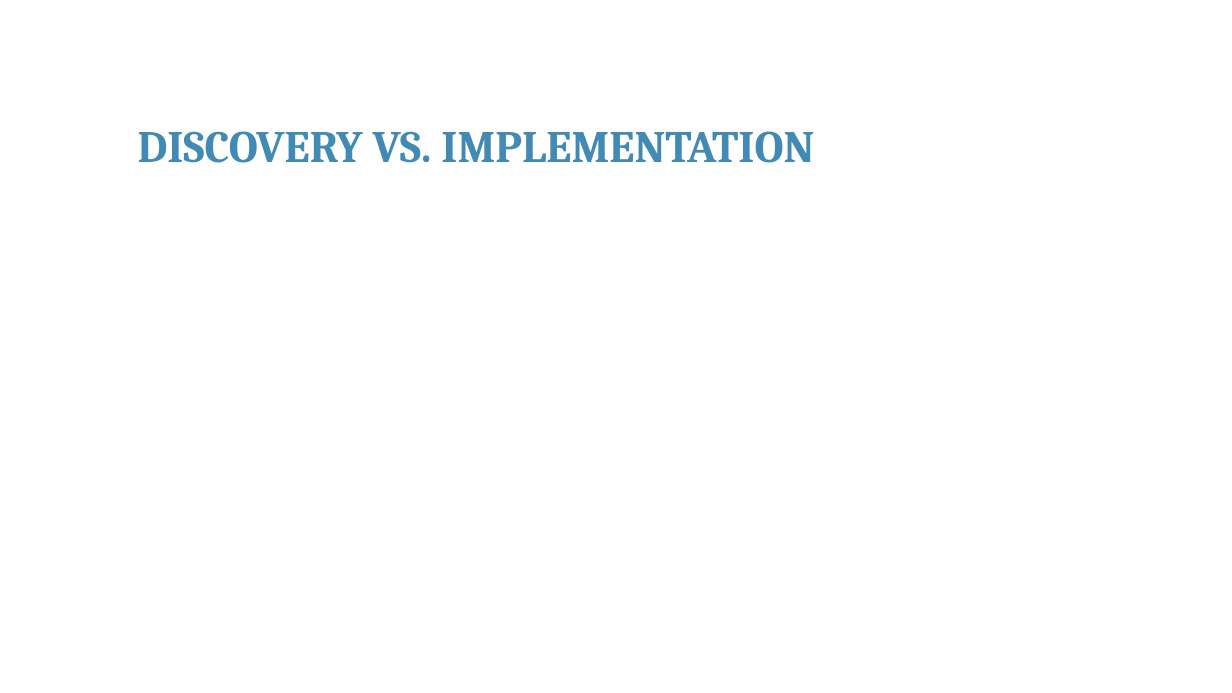
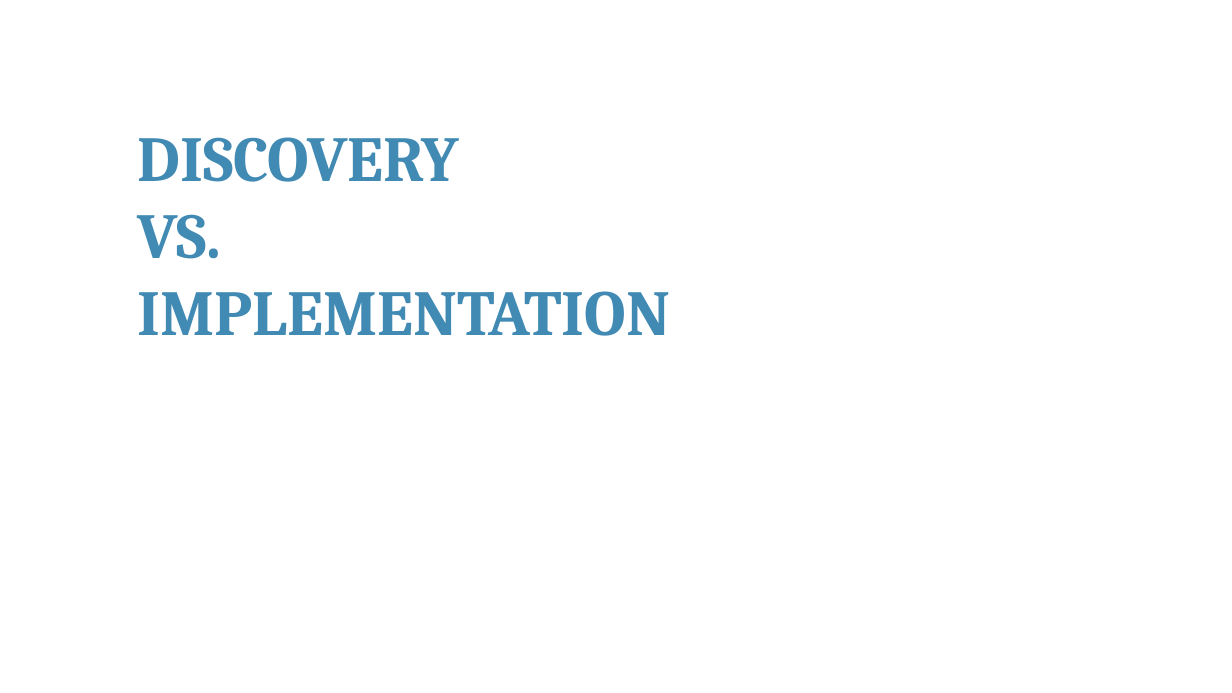
Before and after one commit to franckalbinet/itu-eaco-zanzibar-12-2018, a slide deck: slide 4 of presentations/session-9-open-issues-in-ai.pptx. Drawn at 1232x693 pixels with LibreOffice and Linux fonts; fonts in the diff are those of the drawing; background and template pictures are left out. Boxes give left, top, right and bottom in pixels: in the first picture for what was removed or moved away, otherwise in the second. Text is boxed around its words. In the diff, an @@ line names an element or a change of style, - is before the commit and + after.

```diff
--- a/presentations/session-9-open-issues-in-ai.pptx
+++ b/presentations/session-9-open-issues-in-ai.pptx
@@ text at box(138, 137, 671, 336): text changed; size 35 to 50 pt @@
-DISCOVERY VS. IMPLEMENTATION
+DISCOVERY
+VS.
+IMPLEMENTATION
```
Also in this commit, not shown: 3 other slides changed, 14 slides added, 6 slides removed, 1 other file.
